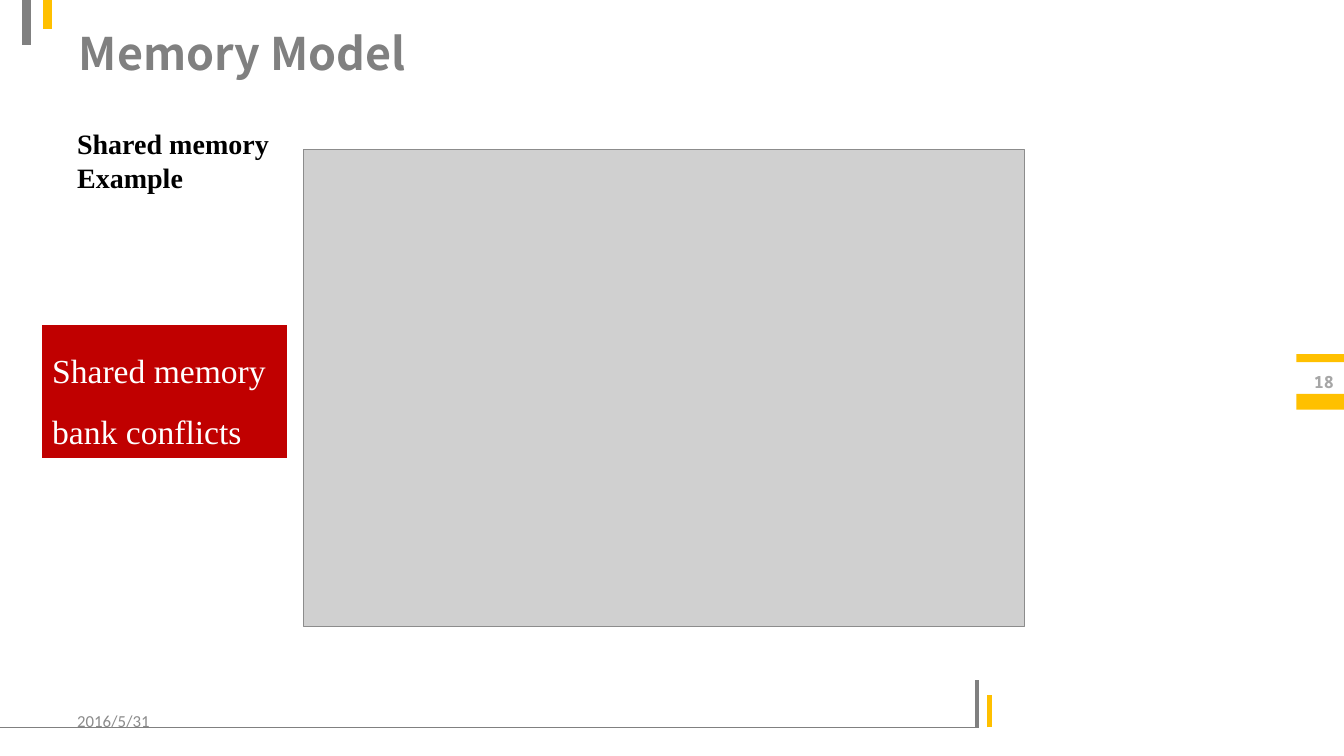
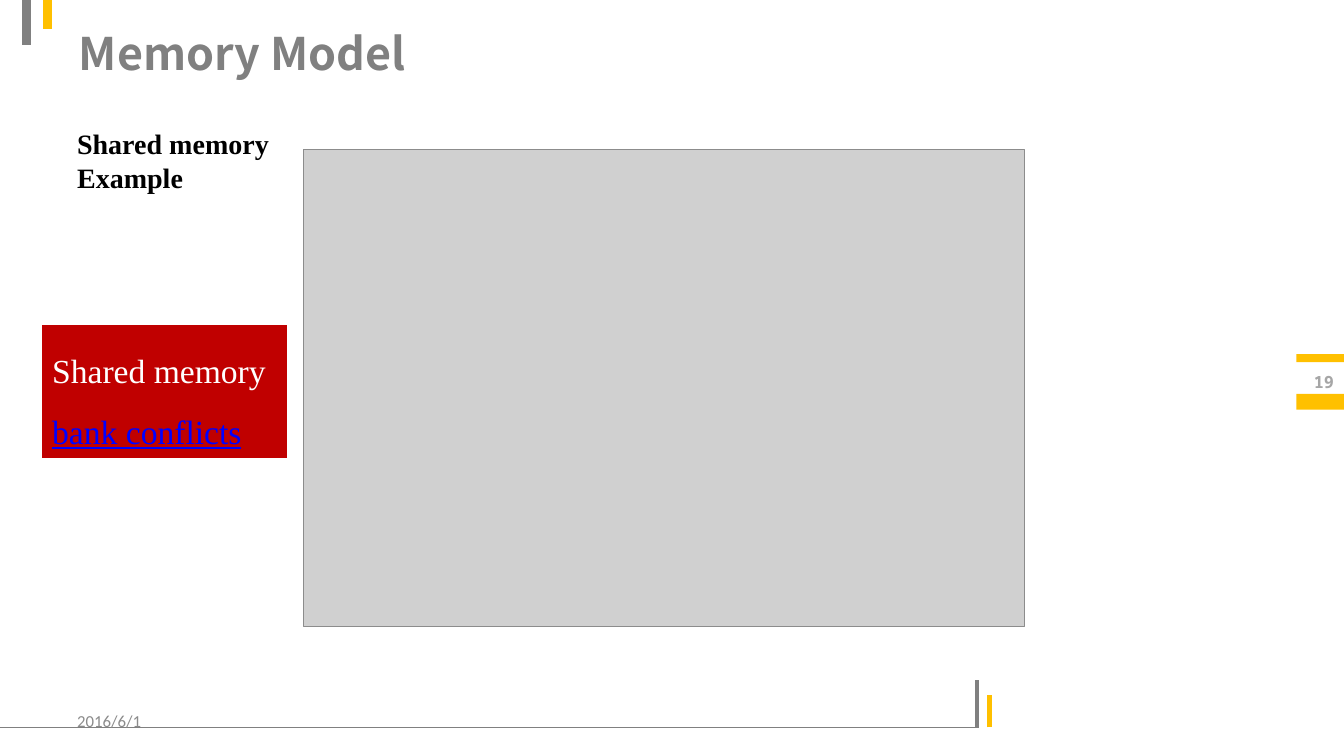
Before and after one commit to LitLeo/slides_of_parallel_computation, a slide deck: slide 19 of CUDA programming.pptx (slide 18 before the commit). Drawn at 1344x756 pixels with LibreOffice and Linux fonts; fonts in the diff are those of the drawing; grey boxes stand for pictures; background and template pictures are left out. Boxes give left, top, right and bottom in pixels: in the first picture for what was removed or moved away, otherwise in the second. Text is boxed around its words. In the diff, an @@ line names an element or a change of style, - is before the commit and + after.

```diff
--- a/CUDA programming.pptx
+++ b/CUDA programming.pptx
@@ page number at box(1314, 376, 1334, 388): text changed @@
-18
+19
@@ text in rectangle at box(52, 420, 242, 449): text colour #FFFFFF to #0000FF, underline on in "bank conflicts" @@
@@ text at box(77, 715, 141, 728): text changed @@
-2016/5/31
+2016/6/1
```
Also in this commit, not shown: 29 other slides changed, 2 slides added, 4 other files.
